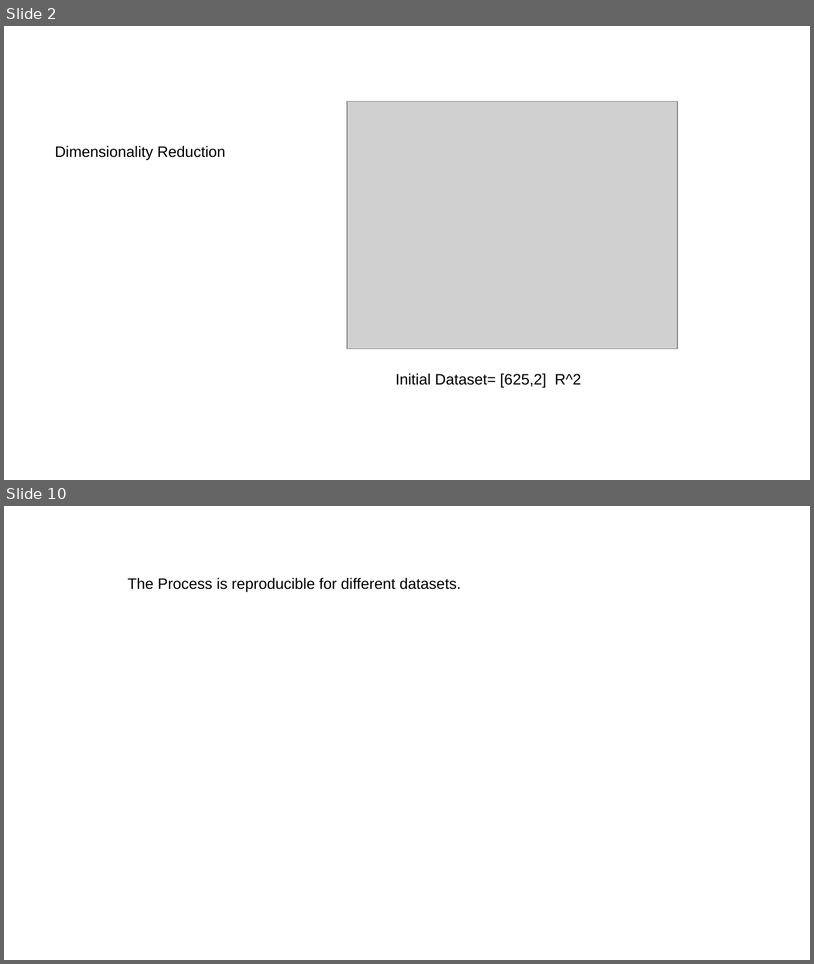
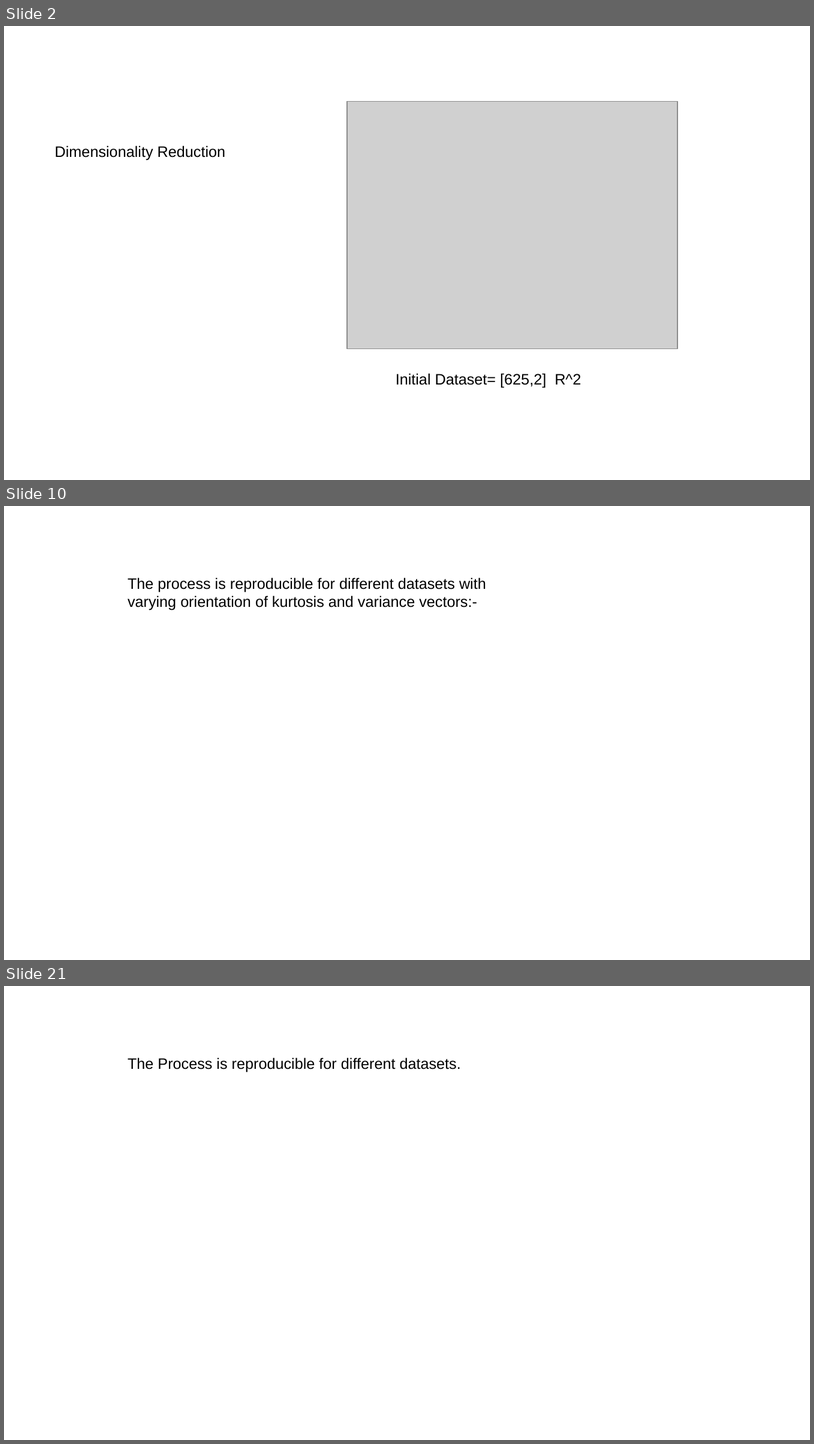
Before and after one commit to kulkarnisp/dim-red, a slide deck: backups/present/dimRed.pptx. Shown one above the other, each under a label of ours: slides 2 and 10 before the commit, slides 2, 10 and 21 after it; the slides between them are not shown. The pictures are 814x964 and 814x1444 pixels, drawn with LibreOffice and Linux fonts; fonts in the diff are those of the drawing; grey boxes stand for pictures. Boxes give left, top, right and bottom in pixels: in the first picture for what was removed or moved away, otherwise in the second. Text is boxed around its words. In the diff, an @@ line names an element or a change of style, - is before the commit and + after.

```diff
--- a/backups/present/dimRed.pptx
+++ b/backups/present/dimRed.pptx
@@ slide 10 added at [4,506,810,960], background #FFFFFF @@
@@ text added at [128,577,486,610], 14.9 pt, text #000000 @@
+The process is reproducible for different datasets with varying orientation of kurtosis and variance vectors:-
@@ what was slide 10 is now slide 21 @@
```
Also in this commit, not shown: 8 slides changed, 10 other slides added, 6 slides removed, 10 other files.
